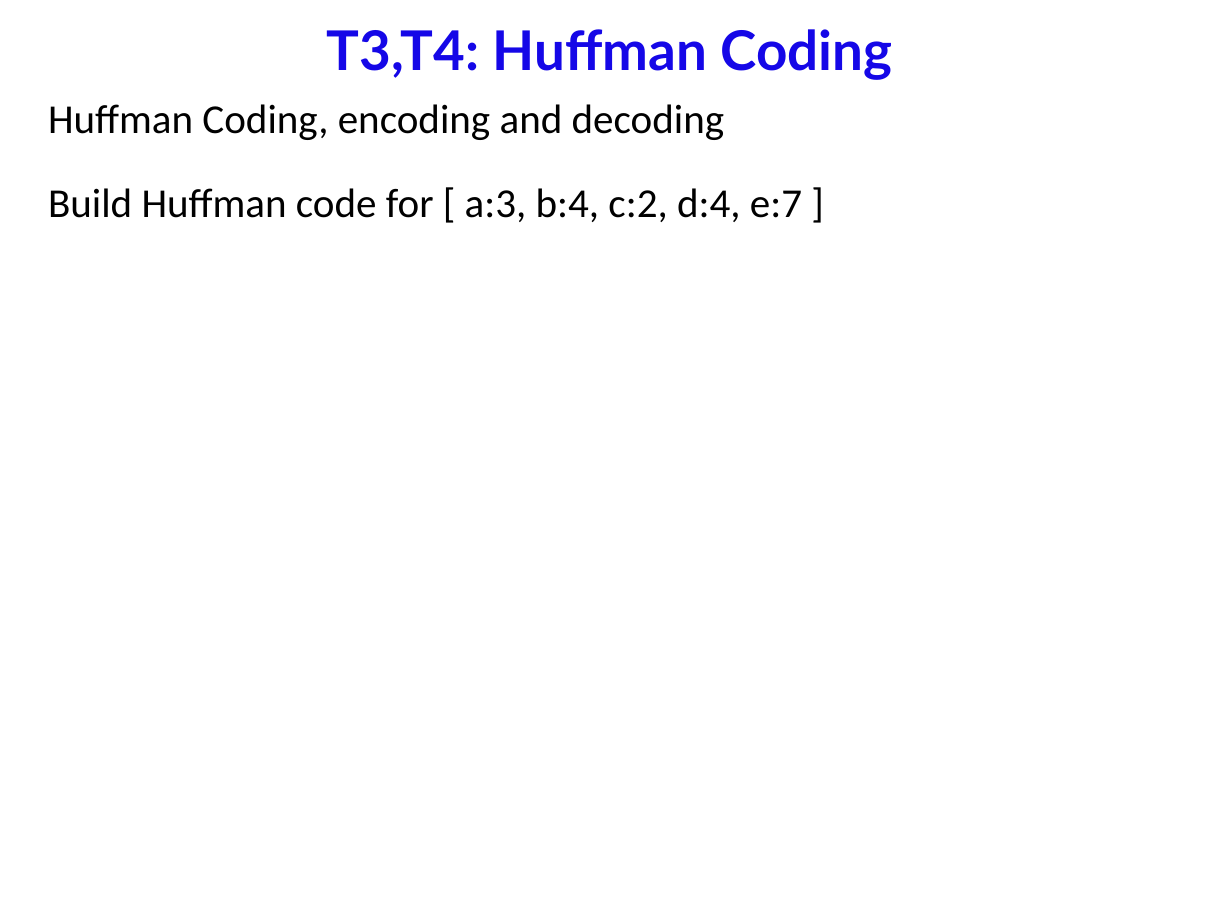
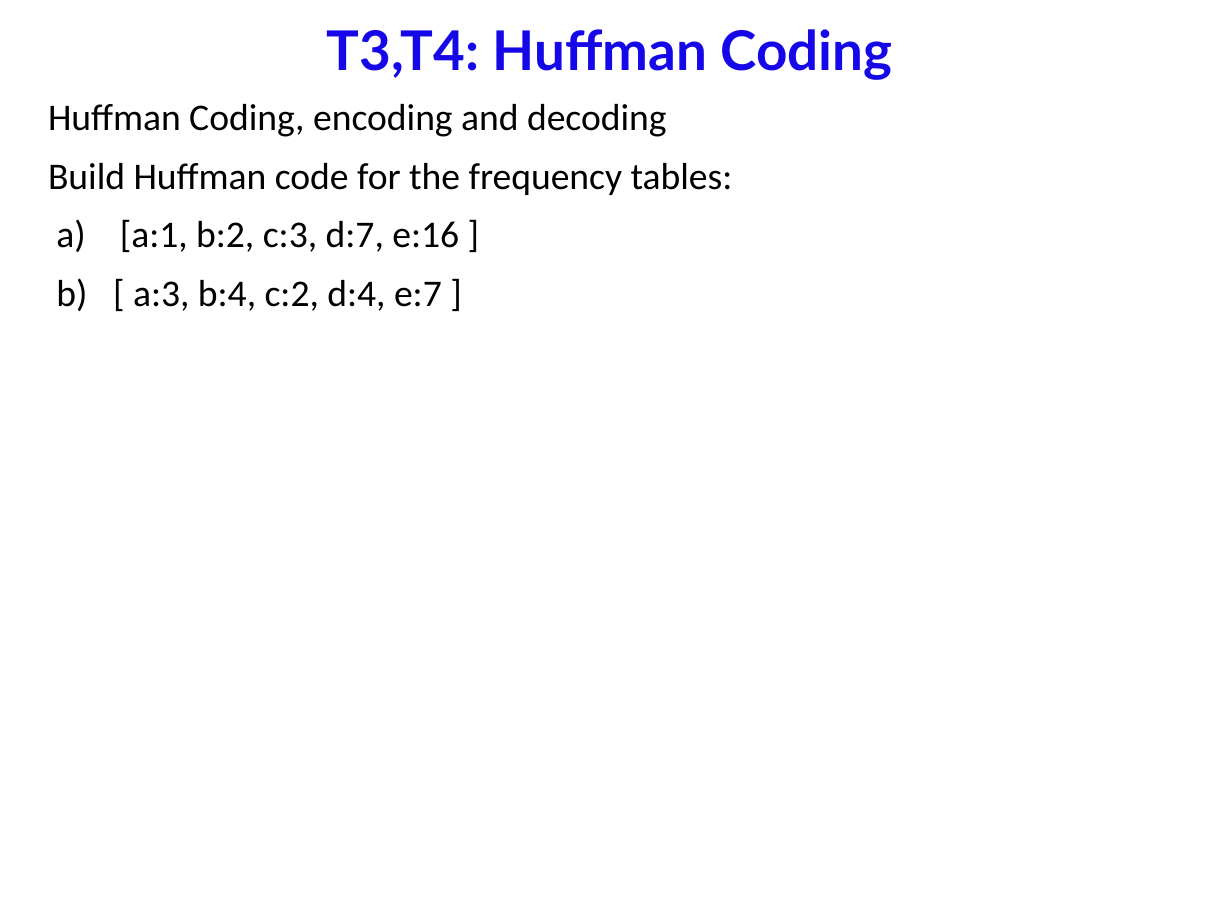
Before and after one commit to anhvir/c207, a slide deck: slide 5 of ws10.pptx. Drawn at 1232x924 pixels with LibreOffice and Linux fonts; fonts in the diff are those of the drawing; background and template pictures are left out. Boxes give left, top, right and bottom in pixels: in the first picture for what was removed or moved away, otherwise in the second. Text is boxed around its words. In the diff, an @@ line names an element or a change of style, - is before the commit and + after.

```diff
--- a/ws10.pptx
+++ b/ws10.pptx
@@ text at [48, 104, 667, 137]: size 24 to 22 pt in "Huffman Coding, encoding and decoding"; less space between paragraphs @@
@@ text at [48, 163, 733, 311]: text changed; size 24 to 22 pt @@
-Build Huffman code for [ a:3, b:4, c:2, d:4, e:7 ]
+Build Huffman code for the frequency tables:
+a) [a:1, b:2, c:3, d:7, e:16 ]
+b) [ a:3, b:4, c:2, d:4, e:7 ]
```
Also in this commit, not shown: 18 other slides changed, 1 other file.
